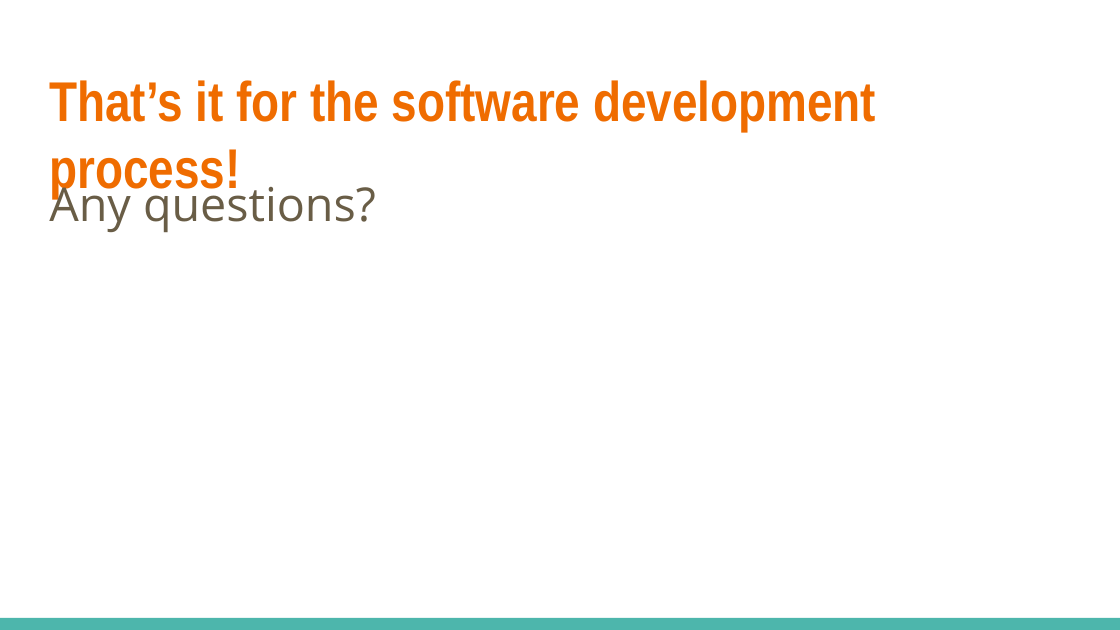
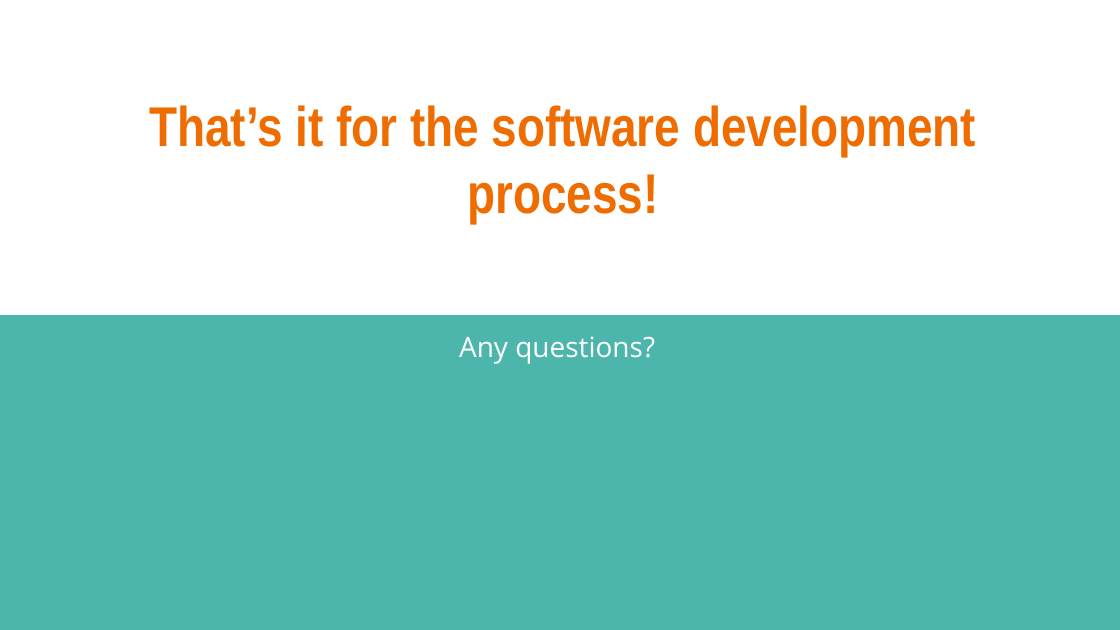
Before and after one commit to linkedin/high-school-trainee, a slide deck: slide 11 of Week_1/Lectures/1.1_Development_Process.pptx. Drawn at 1120x630 pixels with LibreOffice and Linux fonts; fonts in the diff are those of the drawing. Boxes give left, top, right and bottom in pixels: in the first picture for what was removed or moved away, otherwise in the second. Text is boxed around its words. In the diff, an @@ line names an element or a change of style, - is before the commit and + after.

```diff
--- a/Week_1/Lectures/1.1_Development_Process.pptx
+++ b/Week_1/Lectures/1.1_Development_Process.pptx
@@ title "That’s it for the software ...": place and size @@
-title "That’s it for the software ..." at [49, 80, 876, 198]
+title "That’s it for the software ..." at [149, 105, 976, 223]
@@ title "That’s it for the software ..." at [149, 105, 976, 223]: alignment left to centre; vertical alignment top to middle @@
@@ rectangle: place and size @@
-rectangle at [0, 618, 1120, 630]
+rectangle at [0, 315, 1120, 629]
@@ text "Any questions?": place and size @@
-text "Any questions?" at [49, 178, 376, 233]
+text "Any questions?" at [459, 336, 655, 364]
@@ text "Any questions?" at [459, 336, 655, 364]: size 30 to 18 pt, text colour #695D46 to #FFFFFF; line spacing 1.15 to 1 @@
```
Also in this commit, not shown: 3 other slides changed, 2 slides added, 2 slides removed, 17 other files.
